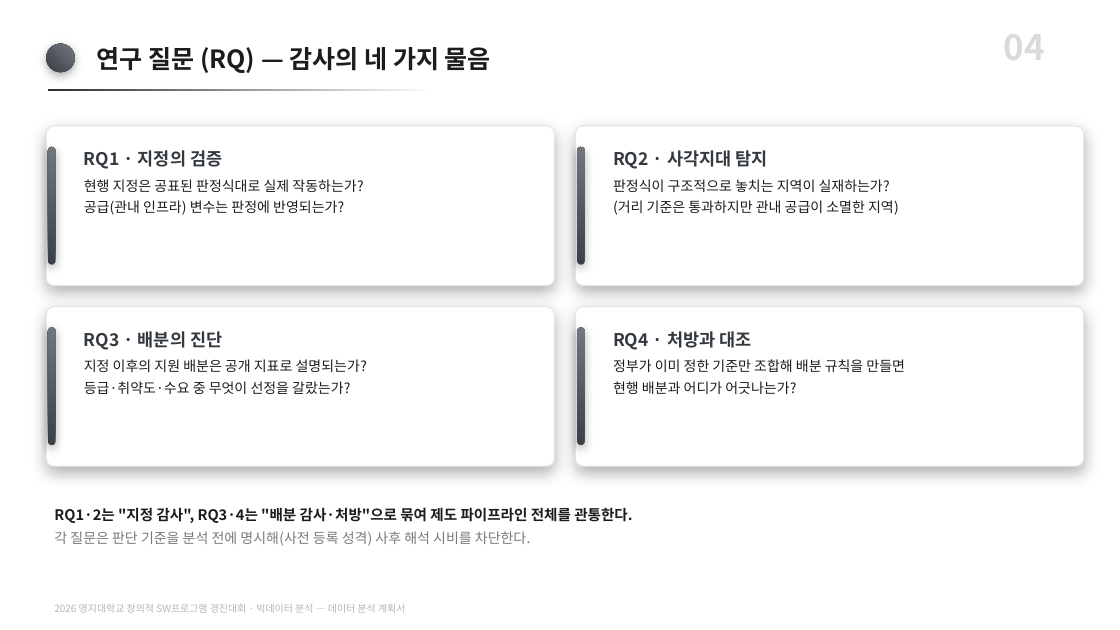
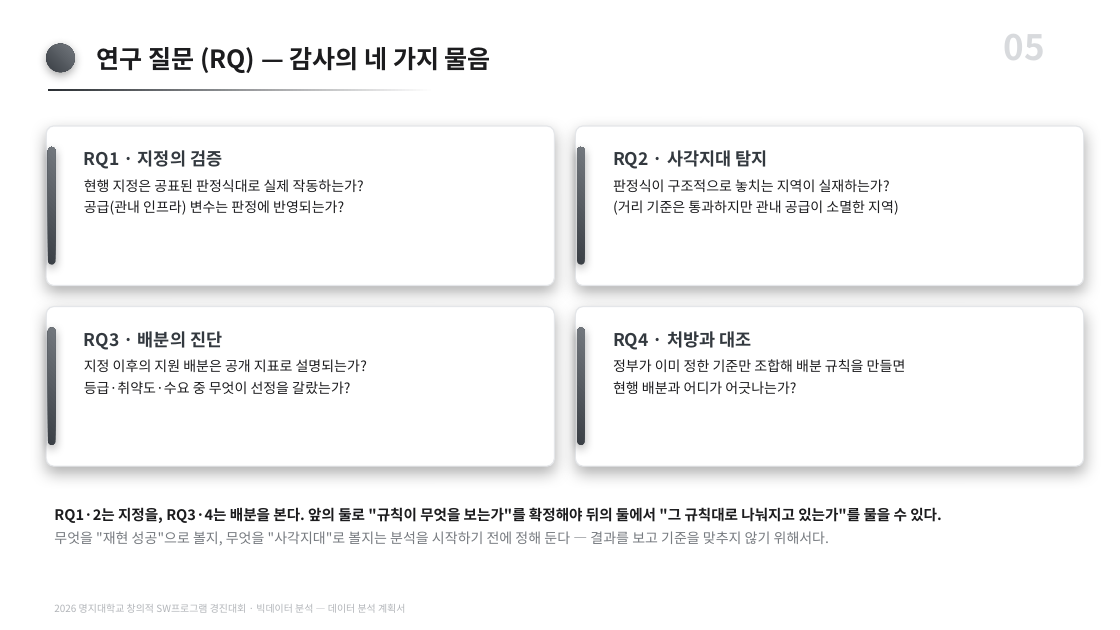
Before and after one commit to karvvan/maternity-care-policy-audit, a slide deck: slide 5 of 04_제출물/데이터분석_계획서.pptx (slide 4 before the commit). Drawn at 1120x630 pixels with LibreOffice and Linux fonts; fonts in the diff are those of the drawing. Boxes give left, top, right and bottom in pixels: in the first picture for what was removed or moved away, otherwise in the second. Text is boxed around its words. In the diff, an @@ line names an element or a change of style, - is before the commit and + after.

Commit message:
두 덱 역할 재정리 — 계획서는 발단, 결과보고서는 배경·이론
계획서(14장): "왜·어떻게 할 것인가"
- 발단 서사(익숙한 진단 → 그것뿐인가 → 해법이 다르다)를 전담한다.
- 목차 반영본을 제출본에 배포(13 → 14장). 사용자 편집 없음을 확인 후 교체.

결과보고서(21장): "무엇을 발견했나"
- 슬3을 '아이디어의 발단' → '연구 배경 — 분만취약지 제도와 접근성의 두 축'
  으로 성격 전환. 서사 3카드를 사실 3카드로 교체:
  ① 분만취약지의 정의 ② 접근성의 두 축(2SFCA) ③ 이 연구가 감사한 것.
- 2SFCA 프레임을 계획서에서 결과보고서로 들여옴. 발견 1("지정은 이동시간만
  본다")이 우리 주장이 아니라 학계 표준에 비춘 결함으로 읽히게 하는 근거다.
  계획서는 미래형 가설("공간 축만 계측할 것이다"), 결과보고서는 검증의
  출발점으로 두어 중복이 아니라 호응이 되게 했다.
- 하단 카드를 제도 절차 설명(슬5 파이프라인과 중복) → 제도의 규모와 결과
  (108곳/57개소/연 1개소)로 바꿔 슬5로 자연스럽게 넘어가게 함.
- 목차 문구도 두 문서의 경계를 명시하도록 수정.

제출본 반영은 텍스트 치환 16곳으로 처리(전체 재생성 아님).
표지 등 사용자 편집은 그대로 보존. 직전 상태는 두 덱 모두 백업 보관.

```diff
--- a/04_제출물/데이터분석_계획서.pptx
+++ b/04_제출물/데이터분석_계획서.pptx
@@ text at bbox=[1004, 20, 1045, 71]: text changed @@
-04
+05
@@ text at bbox=[54, 506, 942, 545]: text changed @@
-RQ1·2는 "지정 감사", RQ3·4는 "배분 감사·처방"으로 묶여 제도 파이프라인 전체를 관통한다.
-각 질문은 판단 기준을 분석 전에 명시해(사전 등록 성격) 사후 해석 시비를 차단한다.
+RQ1·2는 지정을, RQ3·4는 배분을 본다. 앞의 둘로 "규칙이 무엇을 보는가"를 확정해야 뒤의 둘에서 "그 규칙대로 나눠지고 있는가"를 물을 수 있다.
+무엇을 "재현 성공"으로 볼지, 무엇을 "사각지대"로 볼지는 분석을 시작하기 전에 정해 둔다 — 결과를 보고 기준을 맞추지 않기 위해서다.
```
Also in this commit, not shown: 12 other slides changed, 1 slide added, 3 other files.
